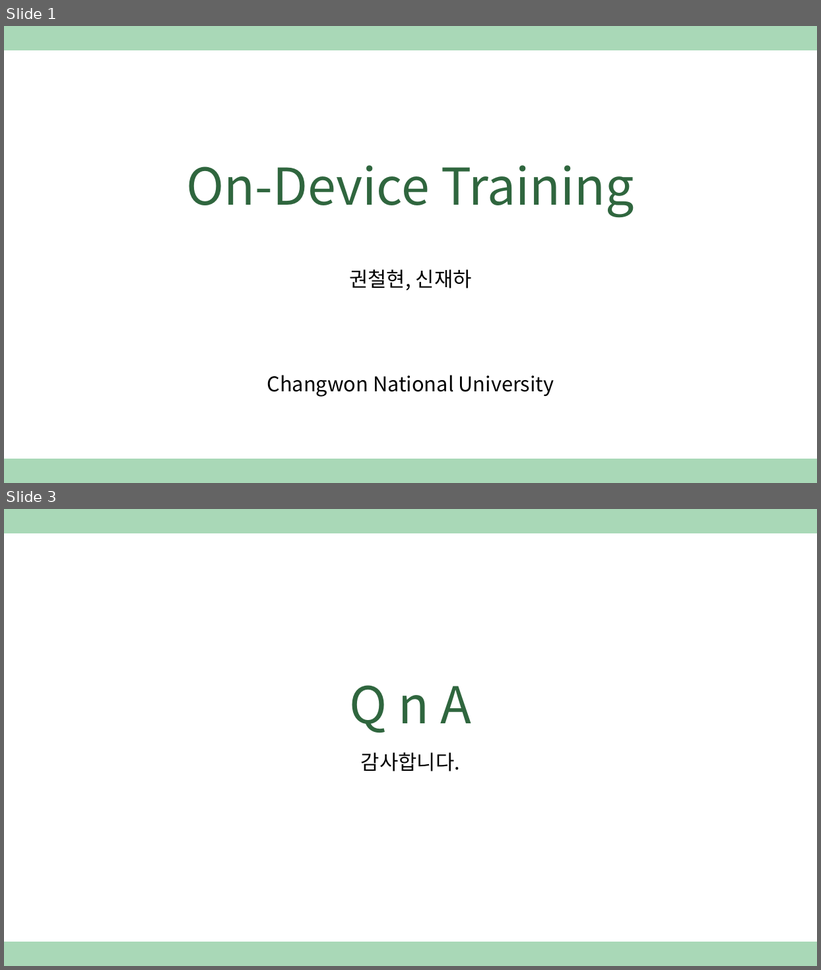
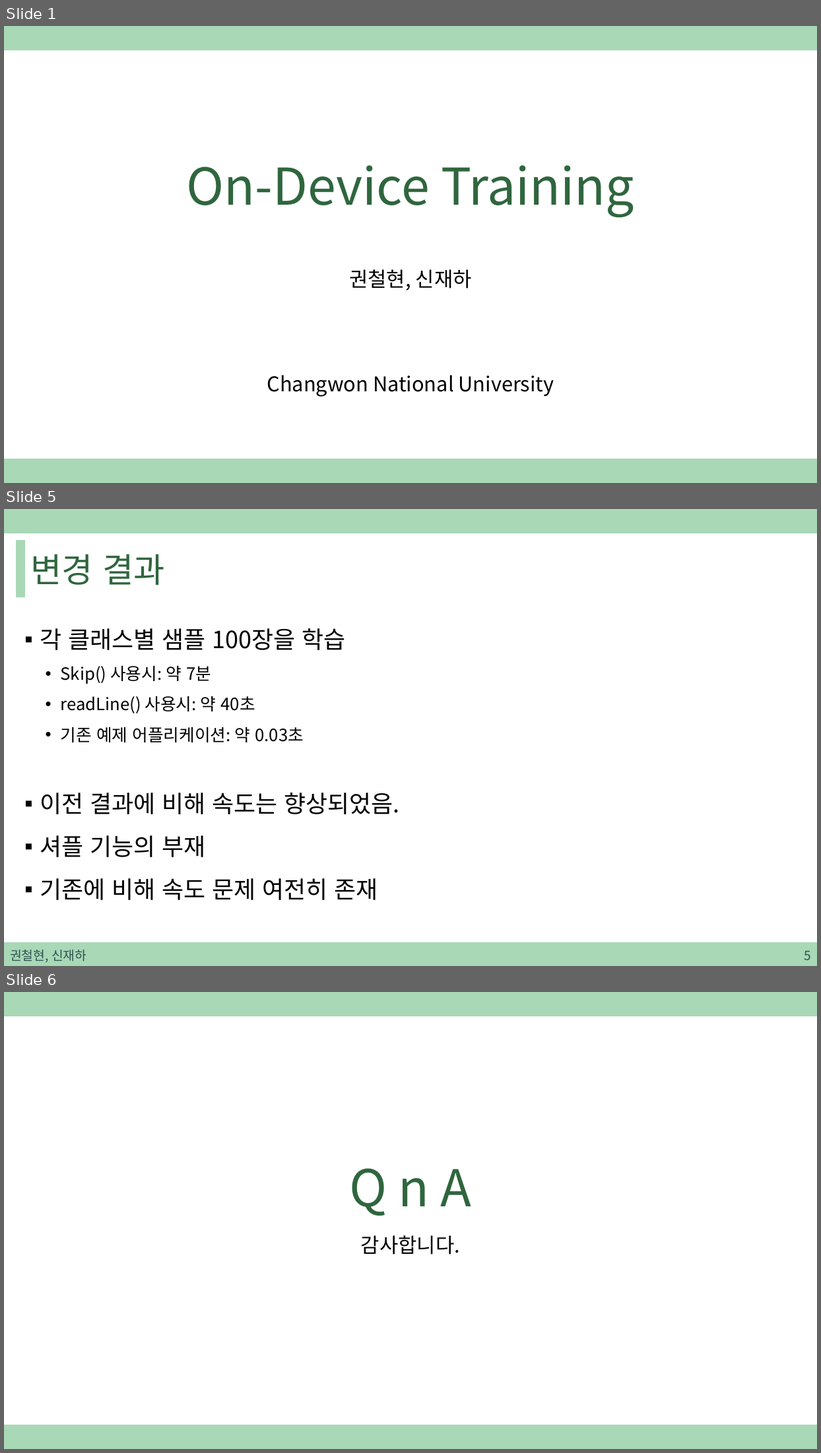
Before and after one commit to sjh4287/capston, a slide deck: 2022.02.18/권철현,신재하.pptx. Shown one above the other, each under a label of ours: slides 1 and 3 before the commit, slides 1, 5 and 6 after it; the slides between them are not shown. The pictures are 821x970 and 821x1453 pixels, drawn with LibreOffice and Linux fonts; fonts in the diff are those of the drawing. Boxes give left, top, right and bottom in pixels: in the first picture for what was removed or moved away, otherwise in the second. Text is boxed around its words. In the diff, an @@ line names an element or a change of style, - is before the commit and + after.

```diff
--- a/2022.02.18/권철현,신재하.pptx
+++ b/2022.02.18/권철현,신재하.pptx
@@ slide 5 added at <box>4,509,817,966</box>, background #FFFFFF; not listed: 1 template element that a slide beside it also shows @@
@@ rectangle added at <box>17,541,24,597</box>, fill #A9D8B7, outline #A9D8B7 1 pt @@
@@ title added at <box>31,554,164,585</box>, 40 pt, text #2F663E @@
+변경 결과
@@ text added at <box>40,628,399,900</box>, 28 pt, text #000000 @@
+▪ 각 클래스별 샘플 100장을 학습
+  • Skip() 사용시: 약 7분
+  • readLine() 사용시: 약 40초
+  • 기존 예제 어플리케이션: 약 0.03초
+▪ 이전 결과에 비해 속도는 향상되었음.
+▪ 셔플 기능의 부재
+▪ 기존에 비해 속도 문제 여전히 존재
@@ rectangle added at <box>4,943,817,966</box>, fill #A9D8B7, outline #A9D8B7 1 pt @@
@@ text added at <box>10,950,86,963</box>, 15 pt, text #305250 @@
+권철현, 신재하
@@ page number added at <box>804,951,811,960</box>, 15 pt, text #305250 @@
+5
@@ what was slide 3 is now slide 6 @@
```
Also in this commit, not shown: 1 slide changed, 2 other slides added.
